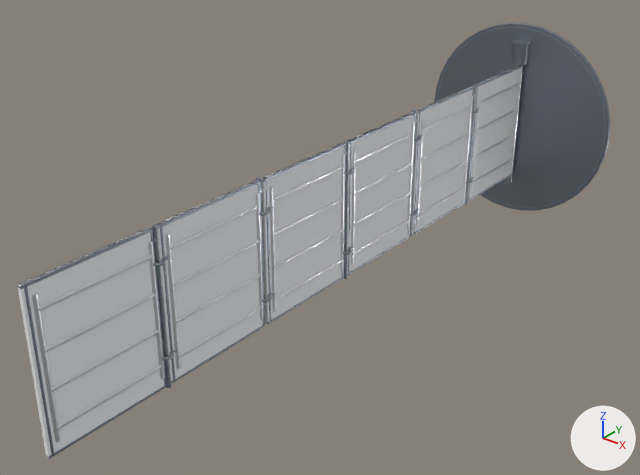
The glTF model assets-src/ship-modules/radiator-standard.glb as it was, and as the next commit left it.
One viewpoint serves both versions: a camera (50 mm lens) standing at (10.11, -21.49, 7.52) and looking at (-0.46, -8.28, -0.67). Arrows for +X, +Y and +Z are at lower right; the lights stay in place. The older version comes first. Where no turn or scale is listed for an object, it has been applied to the vertices.

The older version as bpy lines, for what is in view:
```python
me_deploy_flange = bpy.data.meshes.new('deploy_flange')
me_deploy_flange.from_pydata(...)  # 216 vertices, 428 faces; spans x -2.55..2.55, y -0.5..-0.38, z -2.55..2.55
me_deploy_flange.materials.append(mat_mat_hull_dark)  # grey #9099a6
me_flange_bolts = bpy.data.meshes.new('flange_bolts')
me_flange_bolts.from_pydata(...)  # a torus around y (ring radius 2.46, tube radius 0.03) spanning x -2.48..2.48, y -0.5..-0.46, z -2.48..2.48
me_flange_bolts.materials.append(mat_mat_clamp)  # grey #a0aab3
me_radiator_pipes_3 = bpy.data.meshes.new('radiator_pipes:3')
me_radiator_pipes_3.from_pydata(...)  # 280 vertices, 524 faces; spans x -0.08..0.08, y -2.28..0.09, z -1.08..1.33
me_radiator_pipes_3.materials.append(mat_mat_pipe)  # white #f1f3f7
ob_deploy_flange = bpy.data.objects.new('deploy_flange', me_deploy_flange)
ob_deploy_flange.location = (0.0, 0.0, 0.0)
ob_flange_bolts = bpy.data.objects.new('flange_bolts', me_flange_bolts)
ob_flange_bolts.location = (0.0, 0.0, 0.0)
ob_radiator_pipes_3 = bpy.data.objects.new('radiator_pipes:3', me_radiator_pipes_3)
ob_radiator_pipes_3.location = (0.04, -8.09, 0.0)
# also in view: 'radiator_pipes:4' at (0.04, -11.71, 0.12); 'radiator_pipes:5' at (0.04, -14.24, 0.12); 'radiator_hinge_hardware:3' at (0.08, -8.09, 0.0); 'radiator_headers:5' at (0.04, -14.35, 0.0); 'radiator_frame:4' at (0.04, -11.88, 0.0)
```
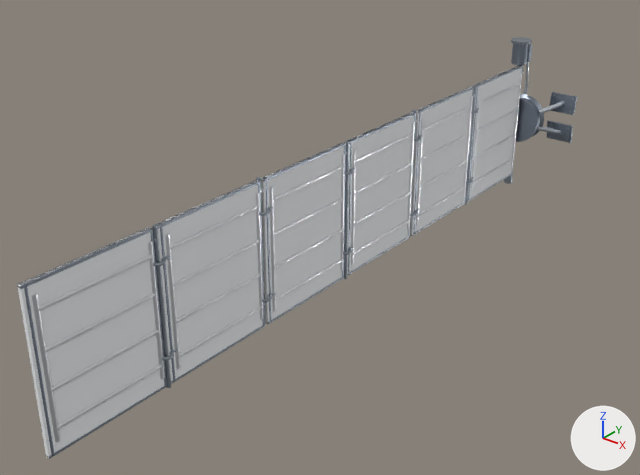
Location of each change, (x1, y1, x2, y2) in pixels of the pictures (640 x 475 px):
'deploy_flange', deleted: before (434, 23, 610, 211)
'flange_bolts', deleted: before (437, 27, 606, 208)

What changed in the scene script:
```text
Remove ob_deploy_flange:
    ob_deploy_flange = bpy.data.objects.new('deploy_flange', me_deploy_flange)
    ob_deploy_flange.location = (0.0, 0.0, 0.0)
Remove ob_flange_bolts:
    ob_flange_bolts = bpy.data.objects.new('flange_bolts', me_flange_bolts)
    ob_flange_bolts.location = (0.0, 0.0, 0.0)
```
